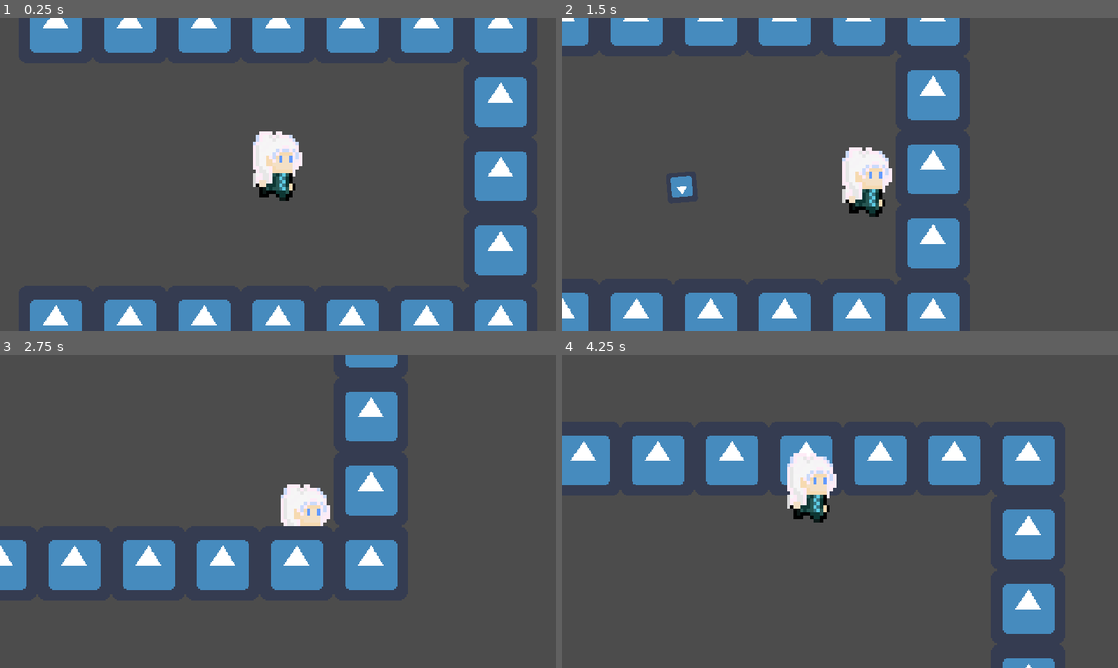
Above: before the commit, frames 1-4 (two rows, left to right).
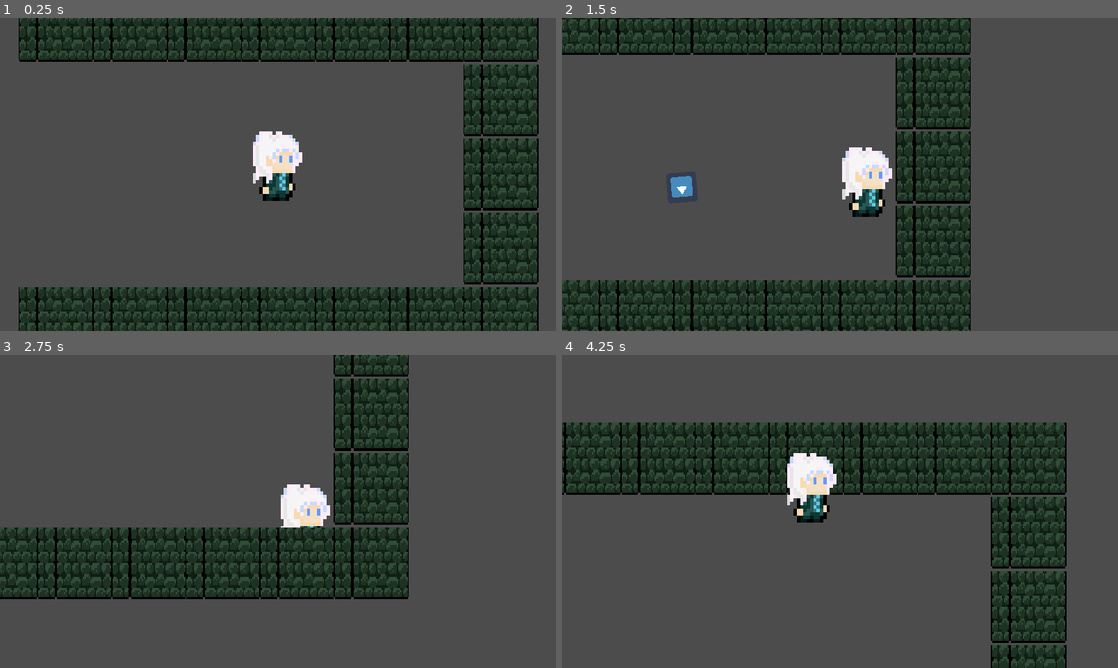
Above: after the commit, the same moments.

Repository: allannov/GodotGame
Game: Godot game, scene res://Level/Level.tscn
The game is run twice, just before and just after one commit, with the same random seed, the same clock (stepped at 60 frames per second) and the same inputs. The engine's default icon, where the game draws it, is replaced by a stand-in: a white triangle on a blue panel in a dark square.
Inputs (mouse positions are in pixels of both pictures, inside the frame that each line leads up to):
- Up to frame 1 (0.25 s): no input
- Up to frame 2 (1.5 s): tap Enter at 0.5 s; move the mouse to (962, 158) at 0.52 s; hold D (move_right) 0.53-1.28 s; click (962, 158) at 0.6 s; move the mouse to (728, 190) at 1.27 s; hold S (move_down) from 1.28 s (still down); click (728, 190) at 1.35 s
- Up to frame 3 (2.75 s): move the mouse to (333, 442) at 2.02 s; release S (move_down) at 2.03 s; hold D (move_right) from 2.03 s (still down); click (333, 442) at 2.1 s
- Up to frame 4 (4.25 s): tap Space at 2.75 s; move the mouse to (812, 574) at 2.77 s; release D (move_right) at 2.78 s; hold W (move_up) 2.78-3.53 s; click (812, 574) at 2.85 s; move the mouse to (1006, 558) at 3.52 s; hold A (move_left) from 3.53 s (still down); click (1006, 558) at 3.6 s

The runs differ from the first frame. In frame 1, 36% of the frame differs, in the area x 3-97%, y 0-100%; in frame 2, 30%; in frame 3, 24%; in frame 4, 27%.

Commit message:
Textures applied
Player, walls, crosshair got texture (not final)

Diff:
--- a/GodotGame - JIM/Level/SideWall.tscn
+++ b/GodotGame - JIM/Level/SideWall.tscn
@@ -1,6 +1,6 @@
 [gd_scene load_steps=4 format=2]
 
-[ext_resource path="res://icon.png" type="Texture" id=1]
+[ext_resource path="res://Level/Walls.png" type="Texture" id=1]
 [ext_resource path="res://Level/Wall.gd" type="Script" id=2]
 
 [sub_resource type="RectangleShape2D" id=1]
@@ -10,7 +10,12 @@
 script = ExtResource( 2 )
 
 [node name="Sprite" type="Sprite" parent="."]
+position = Vector2( 0.499999, 31 )
+scale = Vector2( 1.01563, 1.9375 )
 texture = ExtResource( 1 )
+hframes = 2
+vframes = 2
+frame = 2
 
 [node name="CollisionShape2D" type="CollisionShape2D" parent="."]
 shape = SubResource( 1 )
--- a/GodotGame - JIM/Level/Wall.tscn
+++ b/GodotGame - JIM/Level/Wall.tscn
@@ -1,6 +1,6 @@
 [gd_scene load_steps=4 format=2]
 
-[ext_resource path="res://icon.png" type="Texture" id=1]
+[ext_resource path="res://Level/Walls.png" type="Texture" id=1]
 [ext_resource path="res://Level/Wall.gd" type="Script" id=2]
 
 [sub_resource type="RectangleShape2D" id=1]
@@ -10,7 +10,12 @@
 script = ExtResource( 2 )
 
 [node name="Sprite" type="Sprite" parent="."]
+position = Vector2( 0.499999, 31 )
+scale = Vector2( 1.01563, 1.9375 )
 texture = ExtResource( 1 )
+hframes = 2
+vframes = 2
+frame = 2
 
 [node name="CollisionShape2D" type="CollisionShape2D" parent="."]
 position = Vector2( 0, 12.5 )
--- a/GodotGame - JIM/Player/Player.gd
+++ b/GodotGame - JIM/Player/Player.gd
@@ -14,9 +14,12 @@
 
 var velocity = Vector2.ZERO
 
-onready var animationPlayer = get_node("AnimationPlayer")
+#onready var animationPlayer = get_node("AnimationPlayer")
 
 var hittable = true
+
+func _ready():
+	get_node("Sprite").frame = 0
 
 func _physics_process(delta): # if something changes over time, multiply with delta
 	var input_vector = Vector2.ZERO
--- a/GodotGame - JIM/project.godot
+++ b/GodotGame - JIM/project.godot
@@ -20,6 +20,8 @@
 window/size/height=270
 window/size/test_width=1280
 window/size/test_height=720
+mouse_cursor/custom_image="res://Crosshair64.png"
+mouse_cursor/custom_image_hotspot=Vector2( 32, 32 )
 window/stretch/mode="2d"
 window/stretch/aspect="keep"
 
Not shown, added: GodotGame - JIM/Crosshair64.png.import
Not shown, added: GodotGame - JIM/CrosshairFinal.png.import
Renamed: GodotGame - JIM/Floor.png -> GodotGame - JIM/Level/Floor.png
Not shown, added: GodotGame - JIM/Level/Floor.png.import
Renamed: GodotGame - JIM/Walls.png -> GodotGame - JIM/Level/Walls.png
Not shown, added: GodotGame - JIM/Level/Walls.png.import
